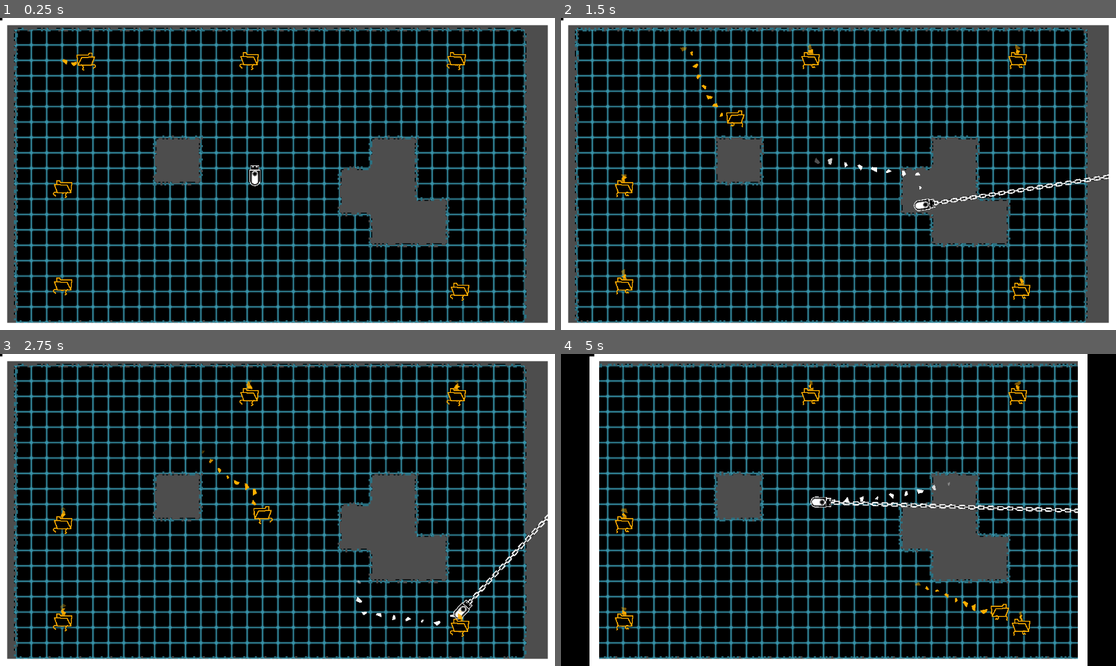
Above: before the commit, frames 1-4 (two rows, left to right).
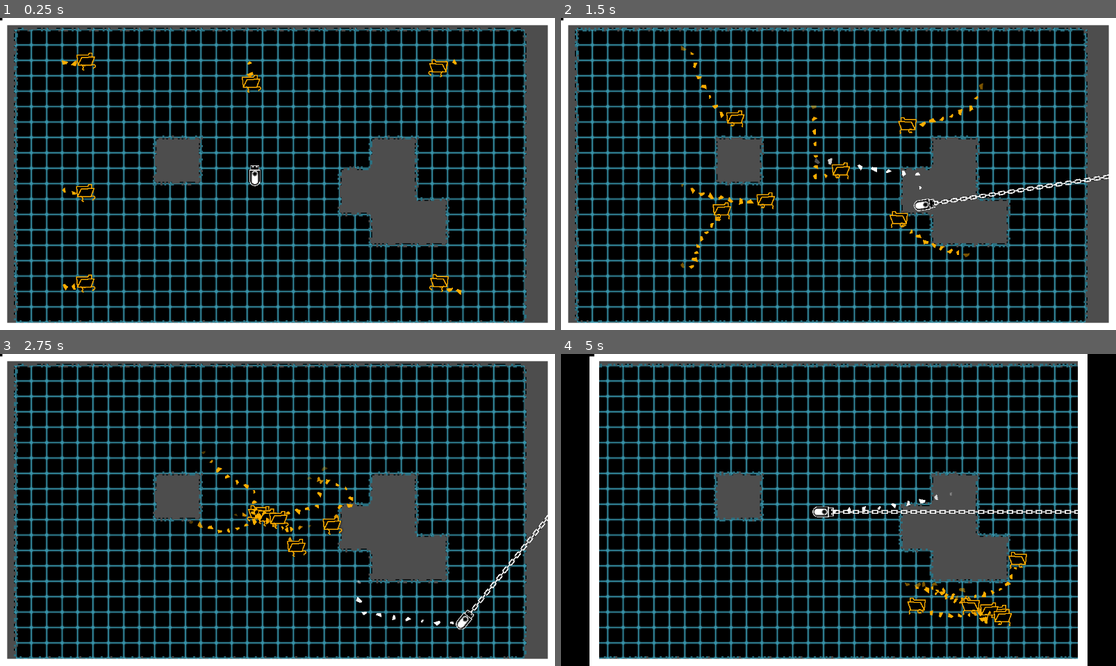
Above: after the commit, the same moments.

Repository: SomeSortOfSam/Hardest_Drive
Game: Godot game, scene res://scenes/gamplay.tscn
The game is run twice, just before and just after one commit, with the same random seed, the same clock (stepped at 60 frames per second) and the same inputs.
Inputs (mouse positions are in pixels of both pictures, inside the frame that each line leads up to):
- Up to frame 1 (0.25 s): no input
- Up to frame 2 (1.5 s): move the mouse to (960, 158) at 0.52 s; hold D (player_right) 0.53-1.28 s; click (960, 158) at 0.67 s; move the mouse to (727, 189) at 1.27 s; hold S (player_down) from 1.28 s (still down)
- Up to frame 3 (2.75 s): move the mouse to (333, 441) at 2.02 s; release S (player_down) at 2.03 s; hold D (player_right) from 2.03 s (still down)
- Up to frame 4 (5 s): move the mouse to (810, 572) at 2.77 s; release D (player_right) at 2.78 s; hold W (player_up) 2.78-3.53 s; click (810, 572) at 2.92 s; move the mouse to (1005, 556) at 3.52 s; hold A (player_left) from 3.53 s (still down); move the mouse to (672, 463) at 4.27 s

The runs differ from the first frame. In frame 1, 1.0% of the frame differs, in the area x 9-85%, y 10-91%; in frame 2, 1.5%; in frame 3, 1.9%; in frame 4, 2.5%, in the area x 9-94%, y 8-91%.
Error before the commit: Invalid access to property or key 'global_position' on a base object of type 'null instance'. (res://scripts/enemy.gd:35)

Commit message:
added enemy death effects

Diff:
--- a/scenes/enemy.tscn
+++ b/scenes/enemy.tscn
@@ -1,8 +1,9 @@
-[gd_scene load_steps=11 format=3 uid="uid://cs6q1kfpyk763"]
+[gd_scene load_steps=18 format=3 uid="uid://cs6q1kfpyk763"]
 
 [ext_resource type="Script" path="res://scripts/enemy.gd" id="1_qmkjd"]
 [ext_resource type="Texture2D" uid="uid://dt4j3ychg873b" path="res://assets/file_run.png" id="2_7qneq"]
 [ext_resource type="Texture2D" uid="uid://dwgutp6ehtqx0" path="res://assets/ParticleShard.png" id="2_enmir"]
+[ext_resource type="Texture2D" uid="uid://bur7qpu0h6ixl" path="res://assets/ParticleHazard.png" id="4_150kn"]
 
 [sub_resource type="Gradient" id="Gradient_ol4ab"]
 offsets = PackedFloat32Array(0.792593, 1)
@@ -26,6 +27,34 @@
 [sub_resource type="CircleShape2D" id="CircleShape2D_5qmfi"]
 radius = 13.0
 
+[sub_resource type="Gradient" id="Gradient_5cb7j"]
+offsets = PackedFloat32Array(0.814815, 1)
+colors = PackedColorArray(1, 1, 1, 1, 1, 1, 1, 0)
+
+[sub_resource type="GradientTexture1D" id="GradientTexture1D_q38xq"]
+gradient = SubResource("Gradient_5cb7j")
+
+[sub_resource type="Curve" id="Curve_1ir4h"]
+_data = [Vector2(0, 0), 0.0, 3.74436, 0, 0, Vector2(0.144578, 1), 0.582456, 0.582456, 0, 0, Vector2(1, 1), 0.0, 0.0, 0, 0]
+point_count = 3
+
+[sub_resource type="CurveTexture" id="CurveTexture_61myw"]
+curve = SubResource("Curve_1ir4h")
+
+[sub_resource type="ParticleProcessMaterial" id="ParticleProcessMaterial_qf8dk"]
+lifetime_randomness = 0.5
+emission_shape = 3
+emission_box_extents = Vector3(32, 32, 1)
+particle_flag_disable_z = true
+gravity = Vector3(0, 0, 0)
+orbit_velocity_min = 0.0
+orbit_velocity_max = 0.0
+angle_min = -30.0
+angle_max = 30.0
+scale_min = 0.5
+scale_curve = SubResource("CurveTexture_61myw")
+color_ramp = SubResource("GradientTexture1D_q38xq")
+
 [sub_resource type="RectangleShape2D" id="RectangleShape2D_2678v"]
 size = Vector2(32, 32)
 
@@ -46,14 +75,55 @@
 "values": [0, 1, 2, 3, 4, 5, 5]
 }
 
+[sub_resource type="Animation" id="Animation_lpiui"]
+resource_name = "Destroy"
+tracks/0/type = "value"
+tracks/0/imported = false
+tracks/0/enabled = true
+tracks/0/path = NodePath("Sprite2D/Destroy:emitting")
+tracks/0/interp = 1
+tracks/0/loop_wrap = true
+tracks/0/keys = {
+"times": PackedFloat32Array(0),
+"transitions": PackedFloat32Array(1),
+"update": 1,
+"values": [true]
+}
+tracks/1/type = "value"
+tracks/1/imported = false
+tracks/1/enabled = true
+tracks/1/path = NodePath("WalkDust:emitting")
+tracks/1/interp = 1
+tracks/1/loop_wrap = true
+tracks/1/keys = {
+"times": PackedFloat32Array(0),
+"transitions": PackedFloat32Array(1),
+"update": 1,
+"values": [false]
+}
+tracks/2/type = "value"
+tracks/2/imported = false
+tracks/2/enabled = true
+tracks/2/path = NodePath("Sprite2D:modulate")
+tracks/2/interp = 1
+tracks/2/loop_wrap = true
+tracks/2/keys = {
+"times": PackedFloat32Array(0, 1),
+"transitions": PackedFloat32Array(1, 1),
+"update": 0,
+"values": [Color(1, 1, 1, 1), Color(1, 1, 1, 0)]
+}
+
 [sub_resource type="AnimationLibrary" id="AnimationLibrary_tcx8n"]
 _data = {
+"Destroy": SubResource("Animation_lpiui"),
 "Run": SubResource("Animation_202rd")
 }
 
 [node name="Enemy" type="CharacterBody2D"]
 modulate = Color(1, 0.682353, 0, 1)
 texture_filter = 1
+collision_mask = 0
 script = ExtResource("1_qmkjd")
 
 [node name="WalkDust" type="GPUParticles2D" parent="."]
@@ -68,6 +138,13 @@
 [node name="Sprite2D" type="Sprite2D" parent="."]
 texture = ExtResource("2_7qneq")
 hframes = 6
+
+[node name="Destroy" type="GPUParticles2D" parent="Sprite2D"]
+modulate = Color(1, 0, 0, 1)
+emitting = false
+amount = 6
+process_material = SubResource("ParticleProcessMaterial_qf8dk")
+texture = ExtResource("4_150kn")
 
 [node name="NavigationAgent2D" type="NavigationAgent2D" parent="."]
 
--- a/scenes/gamplay.tscn
+++ b/scenes/gamplay.tscn
@@ -918,19 +918,19 @@
 [node name="Enemy" parent="." instance=ExtResource("5_l7srj")]
 position = Vector2(131, 85)
 
-[node name="Enemy2" parent="TileMap" instance=ExtResource("5_l7srj")]
-position = Vector2(419, -243)
-
-[node name="Enemy3" parent="TileMap" instance=ExtResource("5_l7srj")]
-position = Vector2(-398, 225)
-
-[node name="Enemy4" parent="TileMap" instance=ExtResource("5_l7srj")]
-position = Vector2(-11, -243)
-
-[node name="Enemy5" parent="TileMap" instance=ExtResource("5_l7srj")]
-position = Vector2(-398, 23)
-
-[node name="Enemy6" parent="TileMap" instance=ExtResource("5_l7srj")]
-position = Vector2(426, 236)
+[node name="Enemy2" parent="." instance=ExtResource("5_l7srj")]
+position = Vector2(948, 85)
+
+[node name="Enemy3" parent="." instance=ExtResource("5_l7srj")]
+position = Vector2(131, 553)
+
+[node name="Enemy4" parent="." instance=ExtResource("5_l7srj")]
+position = Vector2(518, 85)
+
+[node name="Enemy5" parent="." instance=ExtResource("5_l7srj")]
+position = Vector2(131, 351)
+
+[node name="Enemy6" parent="." instance=ExtResource("5_l7srj")]
+position = Vector2(955, 564)
 
 [connection signal="player_pull_requested" from="Camera2D/LetterboxCollider" to="." method="_on_letterbox_collider_player_pull_requested"]
--- a/scripts/enemy.gd
+++ b/scripts/enemy.gd
@@ -9,6 +9,8 @@
 @onready var sprite :Sprite2D = $Sprite2D
 @onready var timer : Timer = $Timer
 @onready var tilemap :TileMap = $"../TileMap"
+@onready var animator :AnimationPlayer = $"AnimationPlayer"
+@onready var hurtbox_shape :CollisionShape2D = $"HurtBox/CollisionShape2D"
 
 func _ready():
 	# These values need to be adjusted for the actor's speed
@@ -51,8 +53,16 @@
 		sprite.scale = Vector2(-1,1)
 	else:
 		sprite.scale = Vector2(1,1)
+
 func die():
+	call_deferred("disable_hitbox")
+	nav_enabled = false
+	animator.play("Destroy")
+	await animator.animation_finished
 	queue_free()
+
+func disable_hitbox():
+	hurtbox_shape.disabled = true
 
 func _on_navigation_agent_2d_waypoint_reached(details):
 	set_movement_target(player.global_position)
Binary file added: assets/file_destroy.png
Not shown, added: assets/file_destroy.png.import
